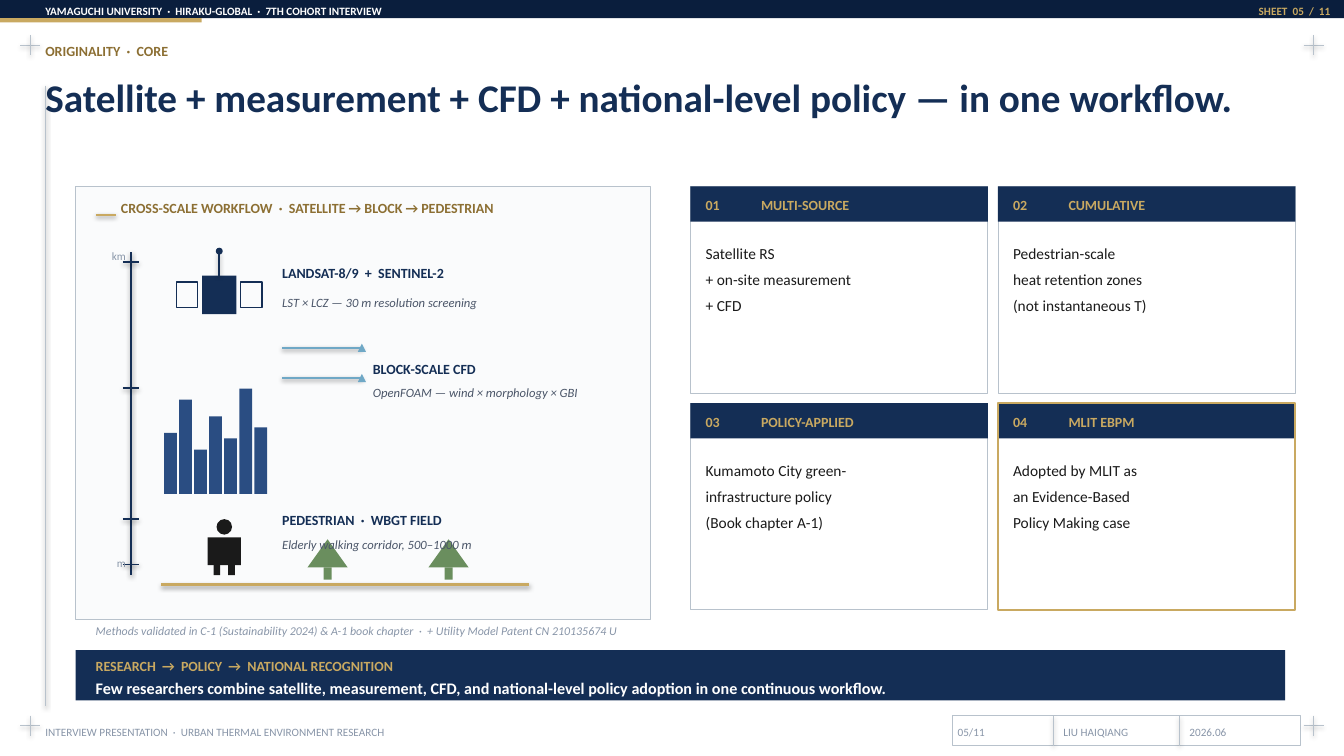
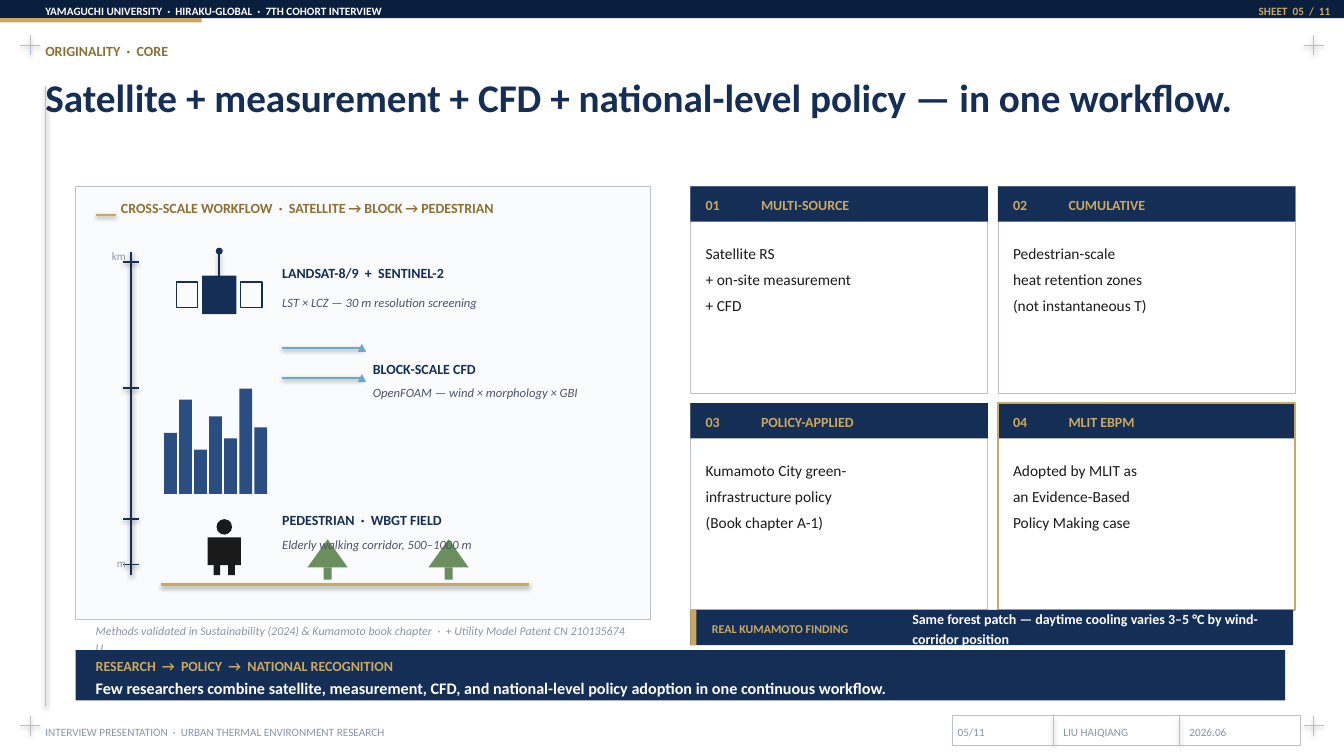
Before and after one commit to dasjkdhas/academic-research-skills, a slide deck: slide 5 of interview_materials/HIRAKU_Global_Interview_Liu.pptx. Drawn at 1344x756 pixels with LibreOffice and Linux fonts; fonts in the diff are those of the drawing. Boxes give left, top, right and bottom in pixels: in the first picture for what was removed or moved away, otherwise in the second. Text is boxed around its words. In the diff, an @@ line names an element or a change of style, - is before the commit and + after.

```diff
--- a/interview_materials/HIRAKU_Global_Interview_Liu.pptx
+++ b/interview_materials/HIRAKU_Global_Interview_Liu.pptx
@@ text at <box>96,626,625,656</box>: text changed @@
-Methods validated in C-1 (Sustainability 2024) & A-1 book chapter · + Utility Model Patent CN 210135674 U
+Methods validated in Sustainability (2024) & Kumamoto book chapter · + Utility Model Patent CN 210135674 U
@@ rectangle added at <box>691,610,1294,645</box>, fill #142E55 @@
@@ rectangle added at <box>691,610,697,645</box>, fill #C9A961 @@
@@ text added at <box>712,625,849,633</box>, 8.5 pt, text #C9A961, bold @@
+REAL KUMAMOTO FINDING
@@ text added at <box>912,614,1258,648</box>, 10 pt, text #FFFFFF, bold @@
+Same forest patch — daytime cooling varies 3–5 °C by wind-corridor position
```
Also in this commit, not shown: 5 other slides changed, 1 other file.
